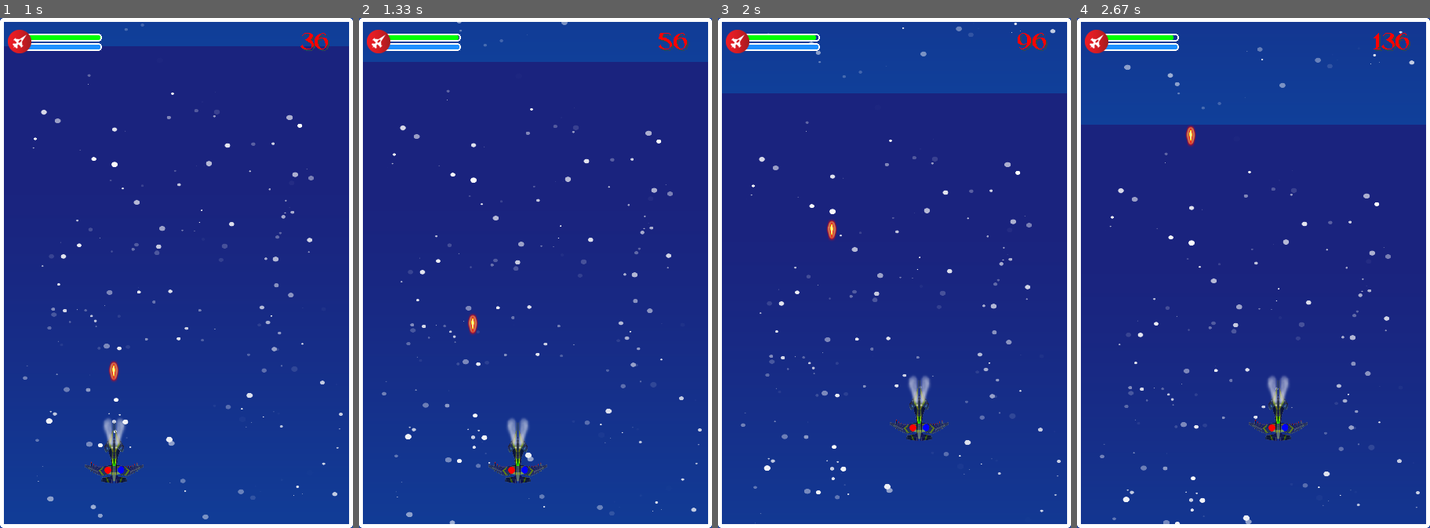
Above: before the commit, frames 1-4 (left to right).
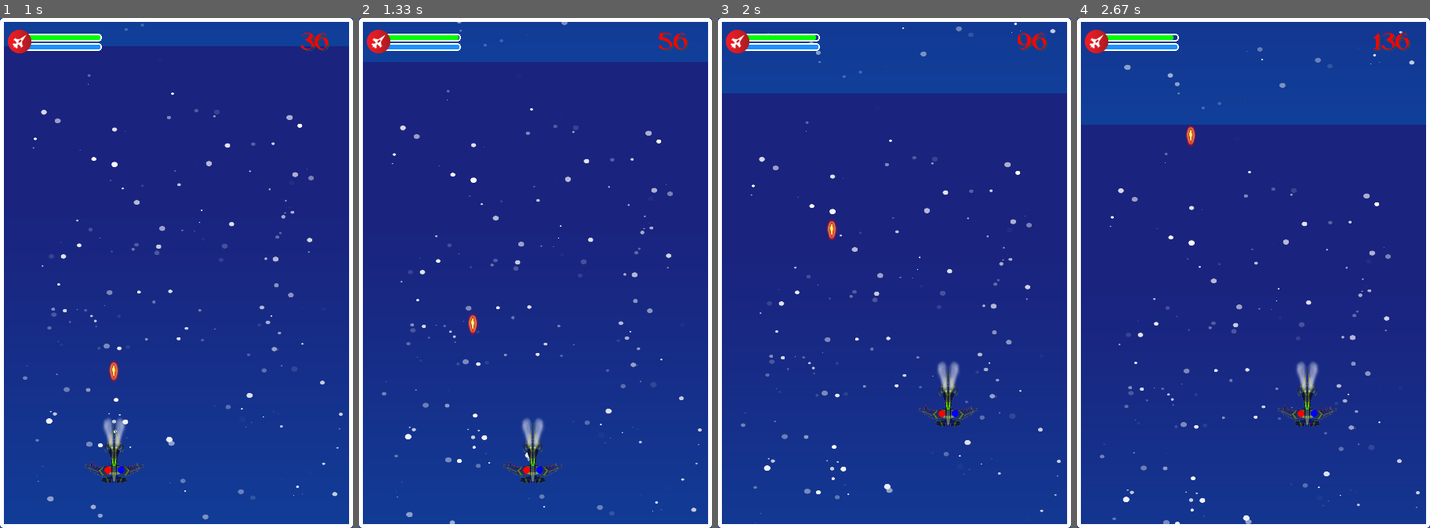
Above: after the commit, the same moments.

Repository: seiten0601/Pygame
Game: pygame game, started from main.py
Two runs of this game, one before a commit and one after it. Both use one fixed random seed, a clock stepped at 60 frames per second and the inputs below.
Inputs (mouse positions are in pixels of both pictures, inside the frame that each line leads up to):
- Up to frame 1 (1 s): click (176, 273) at 0.38 s; tap Space at 0.67 s
- Up to frame 2 (1.33 s): hold Right from 1 s (still down)
- Up to frame 3 (2 s): release Right at 1.47 s; hold Up 1.5-1.8 s; hold Right from 1.83 s (still down)
- Up to frame 4 (2.67 s): release Right at 2.3 s; hold Left from 2.33 s (still down)

Frame 1 is identical in both runs. In frame 2, 1.1% of the frame differs, in the area x 36-58%, y 78-92%; in frame 3, 1.4%, in the area x 48-74%, y 67-83%; in frame 4, 1.4%.

Commit message:
Update objects.py

Diff:
--- a/objects.py
+++ b/objects.py
@@ -52,7 +52,7 @@
 		self.rect = self.image.get_rect(center=(x, y))
 
 		self.counter = 0
-		self.speed = 3
+		self.speed = 4
 		self.health = 100
 		self.fuel = 100
 		self.powerup = 0
